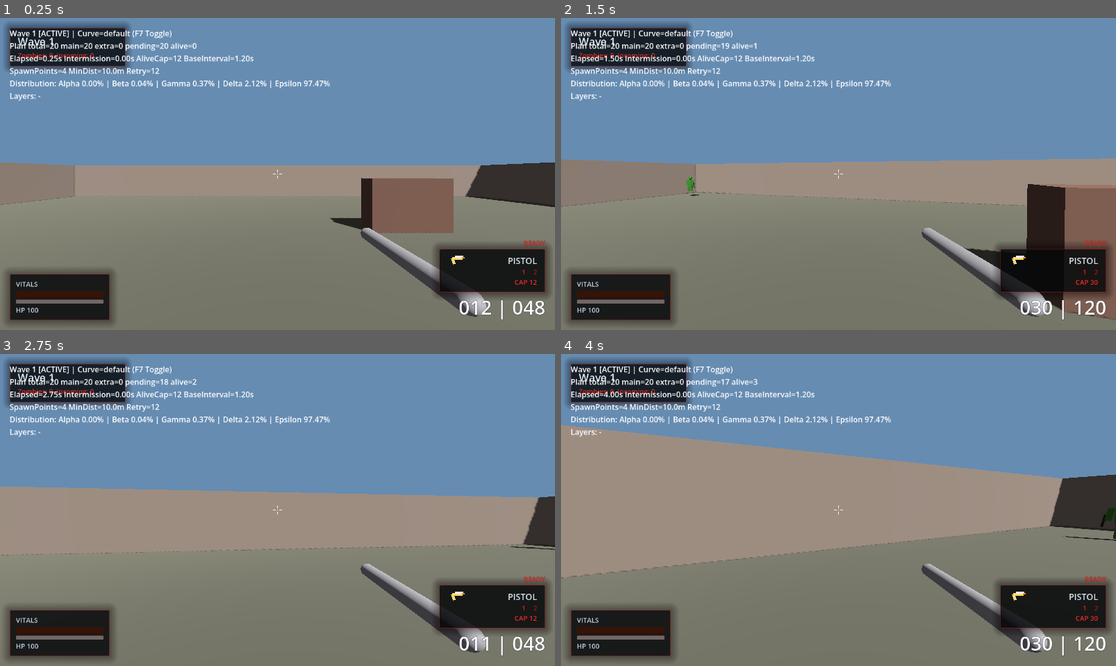
Above: before the commit, frames 1-4 (two rows, left to right).
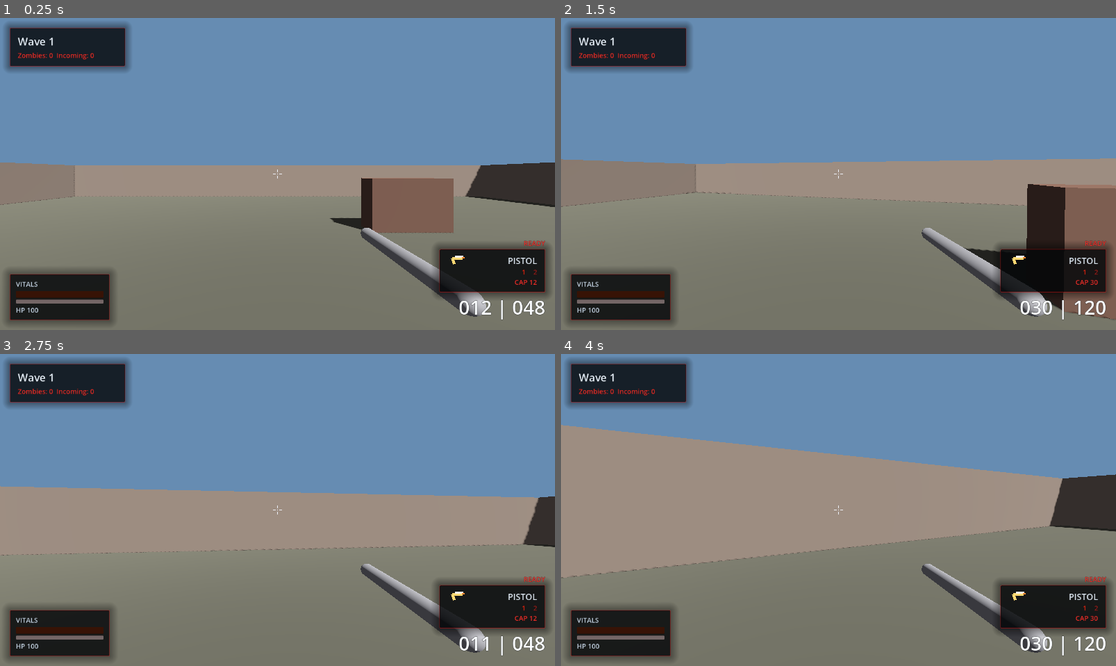
Above: after the commit, the same moments.

Repository: KernPhilipp/Dead-Zones
Game: Godot game, scene res://scenes/main.tscn
The game is run twice, just before and just after one commit, with the same random seed, the same clock (stepped at 60 frames per second) and the same inputs.
Inputs (mouse positions are in pixels of both pictures, inside the frame that each line leads up to):
- Up to frame 1 (0.25 s): no input
- Up to frame 2 (1.5 s): tap Enter at 0.5 s; move the mouse to (866, 174) at 0.52 s; hold W (move_forward) from 0.53 s (still down); click (866, 174) at 0.6 s; tap Space (jump) at 0.77 s; move the mouse to (810, 174) at 1.27 s; tap Mouse wheel down (weapon_next) at 1.35 s
- Up to frame 3 (2.75 s): keep holding W (move_forward); tap Space (jump) at 1.52 s; move the mouse to (288, 503) at 2.02 s; tap Mouse wheel up (weapon_prev) at 2.1 s
- Up to frame 4 (4 s): keep holding W (move_forward); move the mouse to (832, 516) at 2.77 s; tap 1 (weapon_slot_1) at 2.85 s; tap Space (jump) at 3.02, 3.77 s; move the mouse to (877, 513) at 3.52 s; tap 2 (weapon_slot_2) at 3.6 s

The runs differ from the first frame. In frame 1, 2.0% of the frame differs, in the area x 1-60%, y 4-27%; in frame 2, 2.0%; in frame 3, 2.0%; in frame 4, 2.1%, in the area x 1-100%, y 4-60%.

Commit message:
Reduce zombie spawn count and disable debug overlay
- base_wave_spawn_count: 20 -> 8
- alive_cap: 12 -> 5
- base_spawn_interval_seconds: 1.2 -> 2.0
- show_wave_debug_overlay: true -> false (was covering WavePanel top-left)

Co-Authored-By: Claude Sonnet 4.6 <noreply@anthropic.com>

Diff:
--- a/scripts/game_manager.gd
+++ b/scripts/game_manager.gd
@@ -12,12 +12,12 @@
 const SpecialWaveModifierInterface = preload("res://scripts/wave/special_wave_modifier.gd")
 
 @export_category("Wellen-Budgets")
-@export_range(1, 200, 1) var base_wave_spawn_count: int = 20
-@export_range(1, 200, 1) var alive_cap: int = 12
+@export_range(1, 200, 1) var base_wave_spawn_count: int = 8
+@export_range(1, 200, 1) var alive_cap: int = 5
 @export_range(0.001, 0.2, 0.001) var near_zero_threshold: float = 0.01
 
 @export_category("Spawn-Timing")
-@export_range(0.1, 5.0, 0.05) var base_spawn_interval_seconds: float = 1.2
+@export_range(0.1, 5.0, 0.05) var base_spawn_interval_seconds: float = 2.0
 @export_range(0.05, 2.0, 0.05) var spawn_delay_step_seconds: float = 0.25
 @export_range(0.0, 15.0, 0.1) var intermission_seconds: float = 3.0
 
@@ -34,7 +34,7 @@
 @export var wave_start_on_ready := true
 
 @export_category("Debug & Tuning")
-@export var show_wave_debug_overlay := true
+@export var show_wave_debug_overlay := false
 @export var allow_runtime_curve_toggle := true
 @export var use_tuned_wave_curve := false
 
